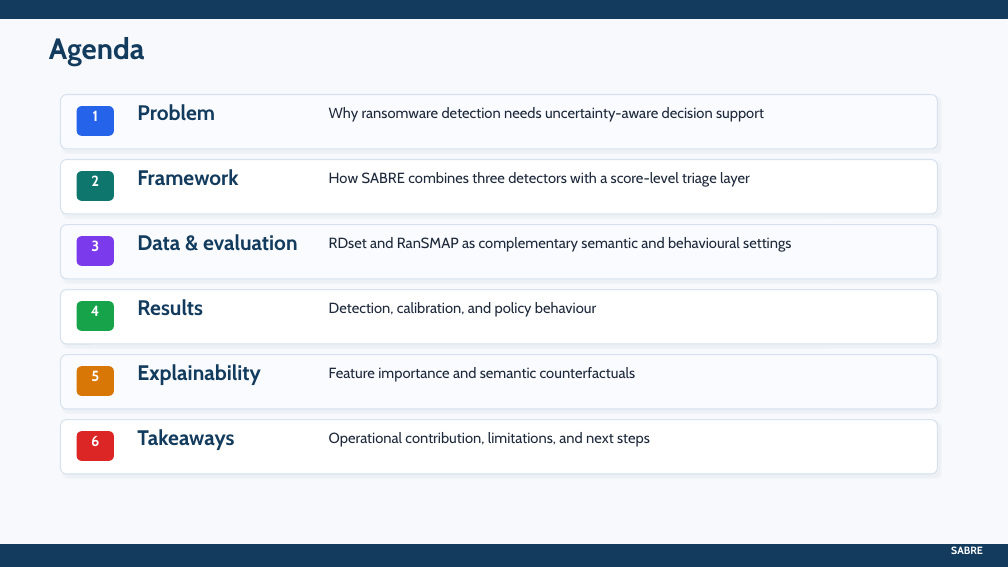
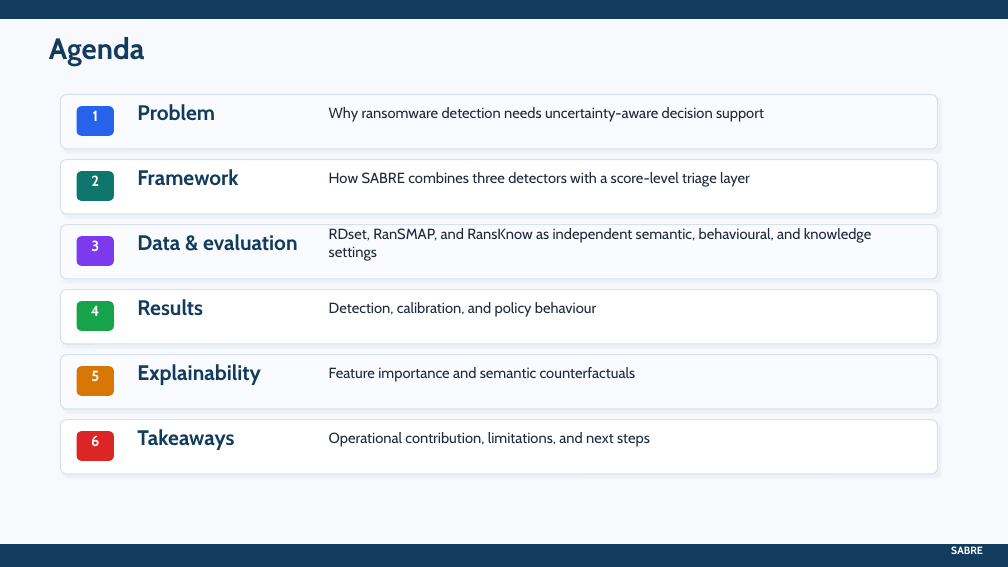
Before and after one commit to Henrinnes/Agentic_SABRE, a slide deck: slide 3 of SABRE_presentation_updated.pptx. Drawn at 1008x567 pixels with LibreOffice and Linux fonts; fonts in the diff are those of the drawing. Boxes give left, top, right and bottom in pixels: in the first picture for what was removed or moved away, otherwise in the second. Text is boxed around its words. In the diff, an @@ line names an element or a change of style, - is before the commit and + after.

Commit message:
Fix dataset references on slides 3 and 14
Slide 3 (agenda): update data & evaluation item to name all three
independent datasets (RDset, RanSMAP, RansKnow).
Slide 14 (limitations): update first bullet to reflect all three
datasets are independent with no matched multimodal views.

```diff
--- a/SABRE_presentation_updated.pptx
+++ b/SABRE_presentation_updated.pptx
@@ text at (329,228,872,261): text changed @@
-RDset and RanSMAP as complementary semantic and behavioural settings
+RDset, RanSMAP, and RansKnow as independent semantic, behavioural, and knowledge settings
```
Also in this commit, not shown: 1 other slide changed.
